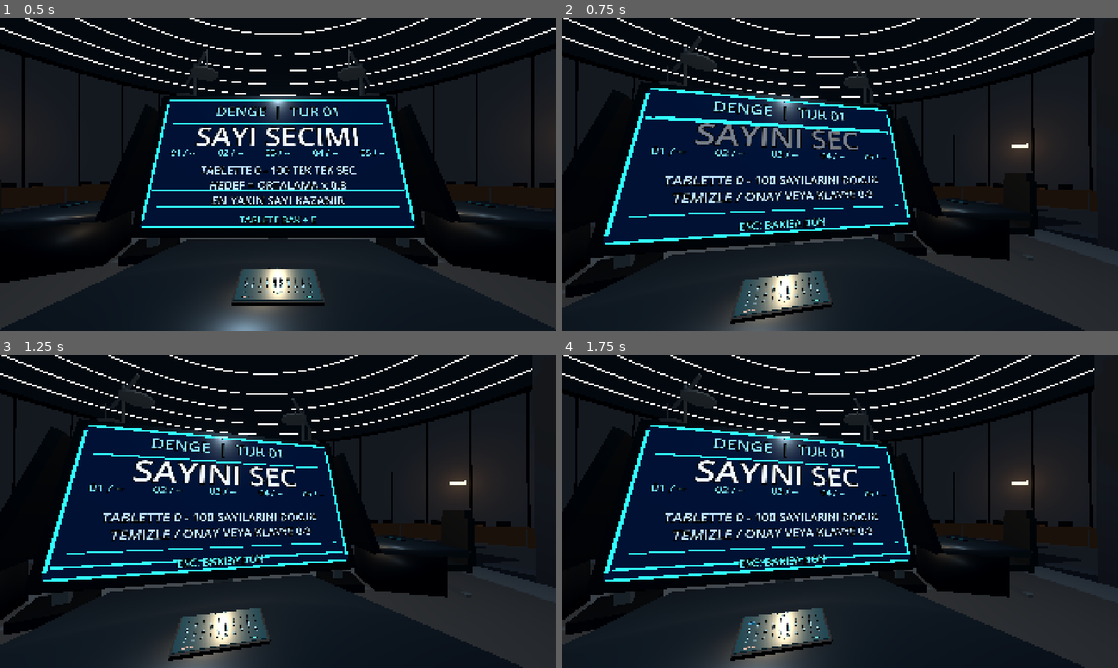
Above: before the commit, frames 1-4 (two rows, left to right).
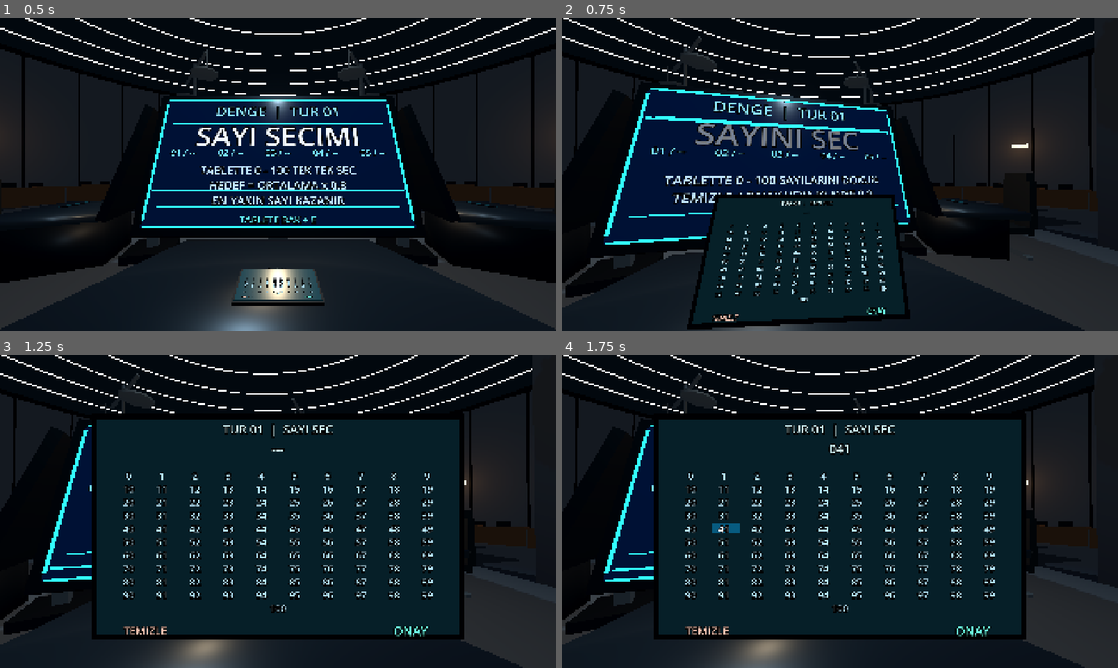
Above: after the commit, the same moments.

Repository: SerkanAydin06/DENGE
Game: Godot game, scene res://scenes/game_room.tscn
The game is run twice, just before and just after one commit, with the same random seed, the same clock (stepped at 60 frames per second) and the same inputs.
Inputs (mouse positions are in pixels of both pictures, inside the frame that each line leads up to):
- Up to frame 1 (0.5 s): no input
- Up to frame 2 (0.75 s): tap Enter at 0.5 s; move the mouse to (867, 174) at 0.52 s; tap E at 0.6 s; click (867, 174) at 0.67 s
- Up to frame 3 (1.25 s): no input
- Up to frame 4 (1.75 s): move the mouse to (728, 527) at 1.27 s; tap 0 at 1.35 s; click (728, 527) at 1.42 s

Frame 1 is identical in both runs. In frame 2, 6.8% of the frame differs, in the area x 22-63%, y 56-100%; in frame 3, 22%; in frame 4, 23%, in the area x 16-84%, y 18-98%.

Commit message:
Animate pickup and return of real small tabletop tablet on E and Esc, without fullscreen UI

Diff:
--- a/scripts/game_room.gd
+++ b/scripts/game_room.gd
@@ -7,6 +7,8 @@
 @export_range(20.0, 89.0, 1.0) var max_pitch_degrees: float = 55.0
 @export_range(0.4, 0.99, 0.01) var terminal_look_threshold: float = 0.72
 @export_range(0.1, 3.0, 0.1) var reveal_delay: float = 0.75
+@export_range(0.2, 0.8, 0.01) var tablet_pickup_seconds: float = 0.38
+@export_range(0.16, 0.35, 0.01) var tablet_hold_distance: float = 0.21
 
 @onready var player_camera: Camera3D = $PlayerCamera
 @onready var stations: Array[DengePlayerStation] = [
@@ -23,6 +25,12 @@
 var scores: Array[int] = [0, 0, 0, 0, 0]
 var game_finished: bool = false
 var tablet_mode: bool = false
+var tablet_transition: bool = false
+var tablet_motion: Tween
+var tablet_desk_parent: Node3D
+var tablet_rest_position: Vector3
+var tablet_rest_rotation: Vector3
+var tablet_rest_scale: Vector3
 var revealing: bool = false
 var round_result_ready: bool = false
 
@@ -34,6 +42,11 @@
 	view_pitch = player_camera.rotation.x
 	player_camera.current = true
 	stations[0].number_locked.connect(_on_selection_locked)
+	# The same real 3D tablet is moved into the camera's hands and returned to its desk.
+	tablet_desk_parent = player_console.get_parent() as Node3D
+	tablet_rest_position = player_console.position
+	tablet_rest_rotation = player_console.rotation
+	tablet_rest_scale = player_console.scale
 	rng.randomize()
 	_prepare_round()
 	Input.mouse_mode = Input.MOUSE_MODE_CAPTURED
@@ -57,7 +70,7 @@
 			return
 
 		if tablet_mode:
-			if _handle_tablet_keyboard(event):
+			if not tablet_transition and _handle_tablet_keyboard(event):
 				get_viewport().set_input_as_handled()
 			return
 
@@ -69,6 +82,9 @@
 
 	if event is InputEventMouseButton and event.pressed and event.button_index == MOUSE_BUTTON_LEFT:
 		if tablet_mode:
+			if tablet_transition:
+				get_viewport().set_input_as_handled()
+				return
 			var ray_origin: Vector3 = player_camera.project_ray_origin(event.position)
 			var ray_direction: Vector3 = player_camera.project_ray_normal(event.position)
 			stations[0].touch_world_ray(ray_origin, ray_direction)
@@ -101,10 +117,41 @@
 	return look.dot(towards) >= terminal_look_threshold
 
 func _set_tablet_mode(enabled: bool) -> void:
+	if enabled == tablet_mode or tablet_transition:
+		return
 	tablet_mode = enabled
+	tablet_transition = true
 	Input.mouse_mode = Input.MOUSE_MODE_VISIBLE if enabled else Input.MOUSE_MODE_CAPTURED
+
+	if tablet_motion and tablet_motion.is_running():
+		tablet_motion.kill()
+
 	if enabled:
-		_broadcast("DENGE  |  TUR %02d" % round_number, "SAYINI SEC", "TABLETTE 0 - 100 SAYILARINI DOKUN\nTEMIZLE / ONAY VEYA KLAVYE 0-9", "ESC: BAKISA DON")
+		# Pickup: keep the world's small tablet size; bring it close to the eyes
+		# so it appears large without using a separate screen-space popup.
+		player_console.reparent(player_camera, true)
+		tablet_motion = create_tween().set_parallel(true).set_trans(Tween.TRANS_CUBIC).set_ease(Tween.EASE_OUT)
+		tablet_motion.tween_property(player_console, "position", Vector3(0, -0.015, -tablet_hold_distance), tablet_pickup_seconds)
+		tablet_motion.tween_property(player_console, "rotation", Vector3.ZERO, tablet_pickup_seconds)
+		tablet_motion.tween_property(player_console, "scale", tablet_rest_scale, tablet_pickup_seconds)
+		_broadcast("DENGE  |  TUR %02d" % round_number, "SAYINI SEC", "TABLETTE 0 - 100 SAYILARINI DOKUN\nTEMIZLE / ONAY VEYA KLAVYE 0-9", "ESC: TABLETI BIRAK")
+	else:
+		# Put the physical tablet back exactly where the Godot scene places it.
+		player_console.reparent(tablet_desk_parent, true)
+		tablet_motion = create_tween().set_parallel(true).set_trans(Tween.TRANS_CUBIC).set_ease(Tween.EASE_IN_OUT)
+		tablet_motion.tween_property(player_console, "position", tablet_rest_position, tablet_pickup_seconds)
+		tablet_motion.tween_property(player_console, "rotation", tablet_rest_rotation, tablet_pickup_seconds)
+		tablet_motion.tween_property(player_console, "scale", tablet_rest_scale, tablet_pickup_seconds)
+
+	tablet_motion.finished.connect(_on_tablet_motion_finished)
+
+
+func _on_tablet_motion_finished() -> void:
+	tablet_transition = false
+	if not tablet_mode:
+		player_console.position = tablet_rest_position
+		player_console.rotation = tablet_rest_rotation
+		player_console.scale = tablet_rest_scale
 
 func _broadcast(title: String, headline: String, details: String, footer: String) -> void:
 	for station in stations:
@@ -131,8 +178,8 @@
 func _on_selection_locked(value: int) -> void:
 	if game_finished or revealing or round_result_ready:
 		return
-	tablet_mode = false
-	Input.mouse_mode = Input.MOUSE_MODE_CAPTURED
+	if tablet_mode:
+		_set_tablet_mode(false)
 	revealing = true
 
 	var selections: Array[int] = []
